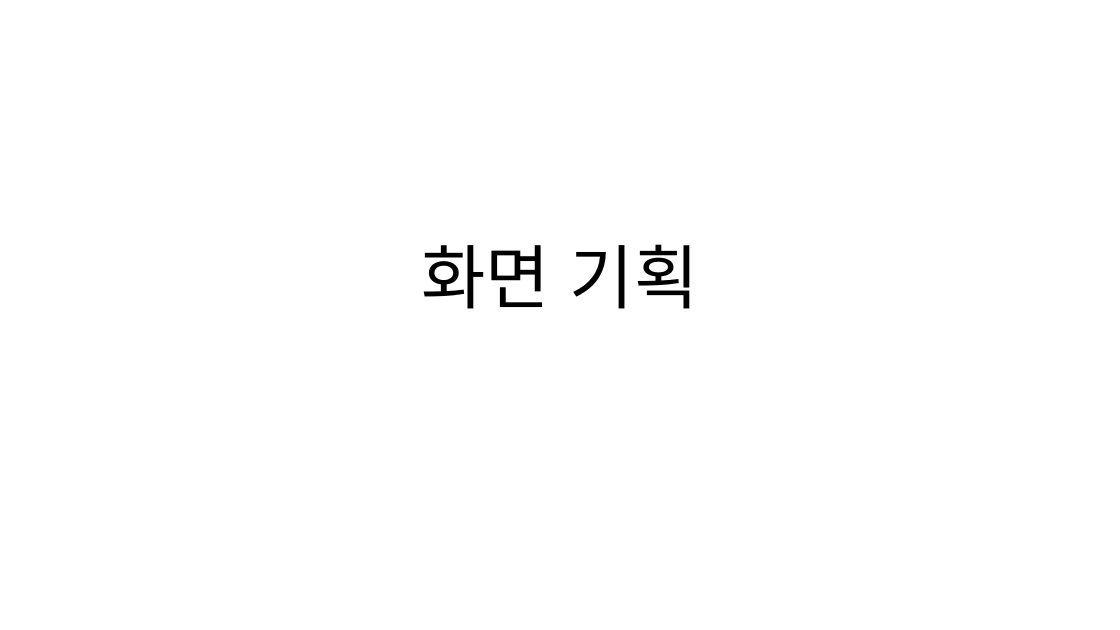
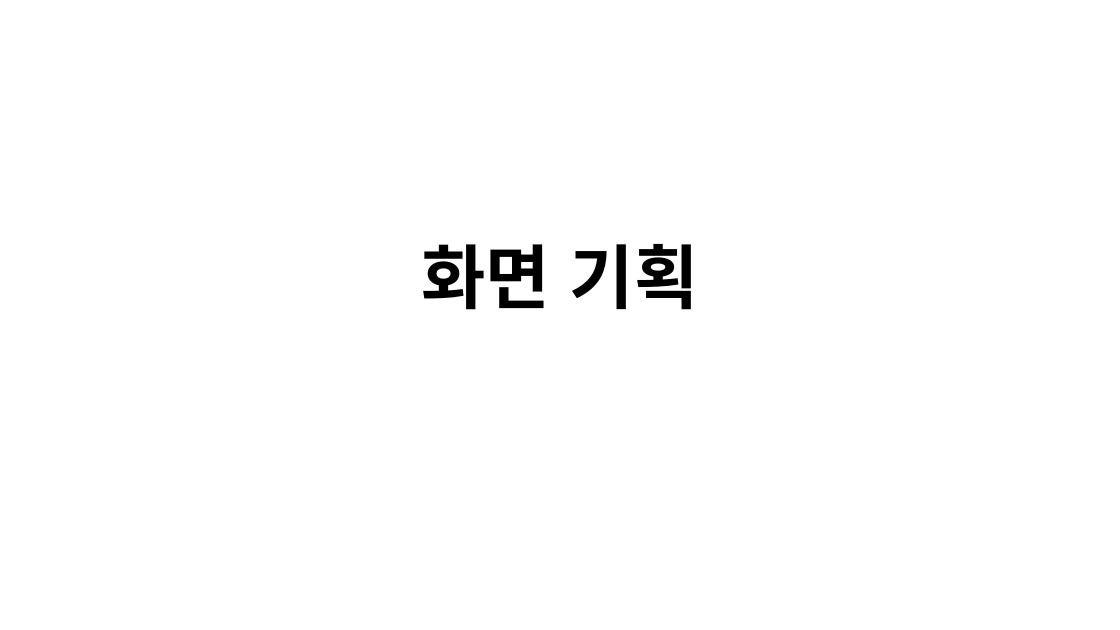
Before and after one commit to roller0516/My_Three_Kingdoms, a slide deck: slide 1 of 게임 기획파일/화면 기획.pptx. Drawn at 1120x630 pixels with LibreOffice and Linux fonts; fonts in the diff are those of the drawing. Boxes give left, top, right and bottom in pixels: in the first picture for what was removed or moved away, otherwise in the second. Text is boxed around its words. In the diff, an @@ line names an element or a change of style, - is before the commit and + after.

```diff
--- a/게임 기획파일/화면 기획.pptx
+++ b/게임 기획파일/화면 기획.pptx
@@ title "화면 기획" at (421,244,699,310): bold on @@
```
Also in this commit, not shown: 2 other slides changed.
